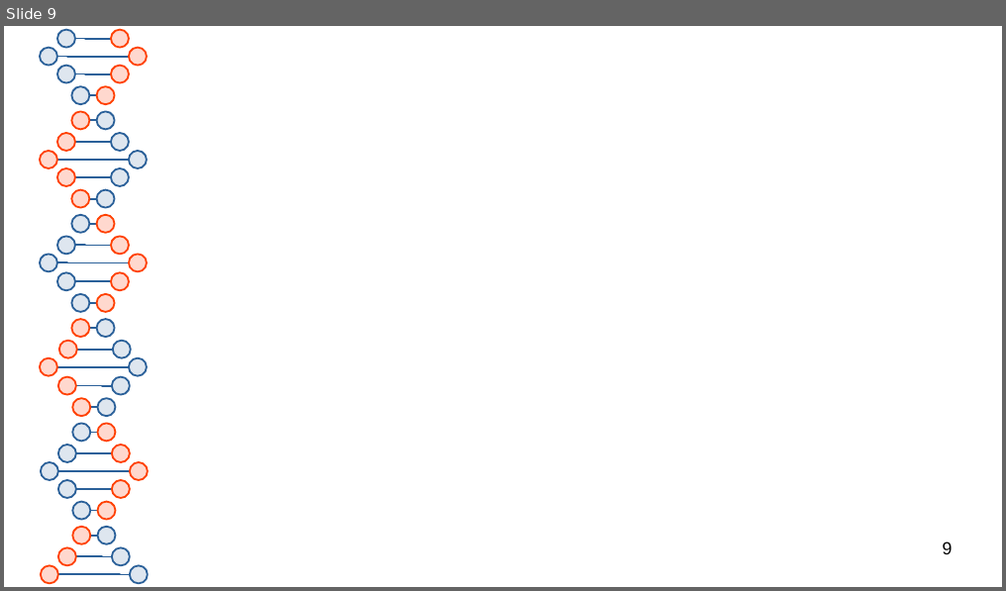
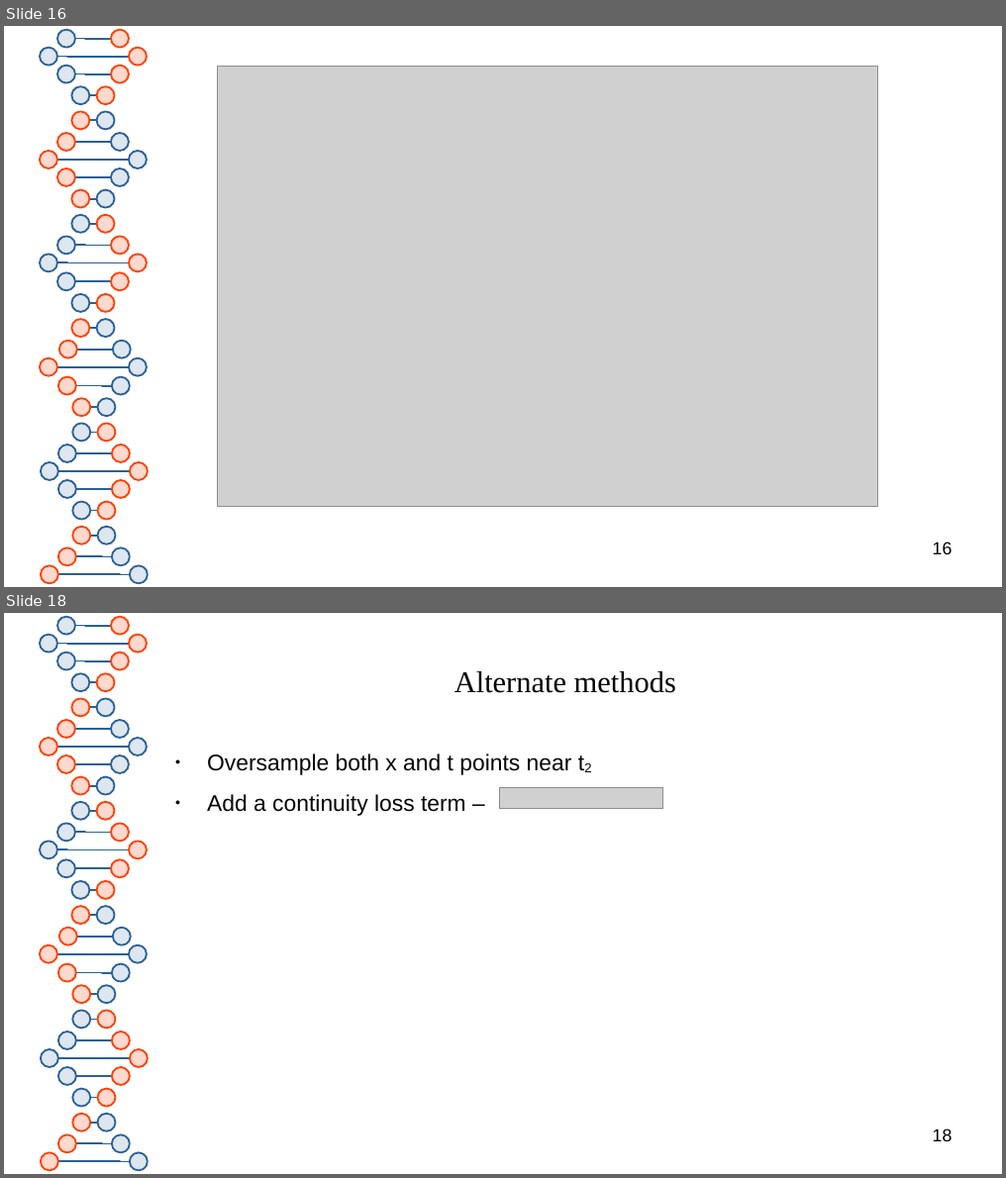
Before and after one commit to thash-jkr/Schrodinger-PINN, a slide deck: meeting/presentation-8_14-04-2025.odp. Shown one above the other, each under a label of ours: slide 9 before the commit, slides 16 and 18 after it; the slides between them are not shown. The pictures are 1006x591 and 1006x1178 pixels, drawn with LibreOffice and Linux fonts; fonts in the diff are those of the drawing; grey boxes stand for pictures. Boxes give left, top, right and bottom in pixels: in the first picture for what was removed or moved away, otherwise in the second. Text is boxed around its words. In the diff, an @@ line names an element or a change of style, - is before the commit and + after.

```diff
--- a/meeting/presentation-8_14-04-2025.odp
+++ b/meeting/presentation-8_14-04-2025.odp
@@ slide 18 added at (x1=4, y1=613, x2=1002, y2=1174), background #FFFFFF; not listed: 81 template elements that a slide beside it also shows @@
@@ title added at (x1=454, y1=671, x2=676, y2=693), 24 pt, text #050505 @@
+Alternate methods
@@ text added at (x1=207, y1=754, x2=572, y2=816), 18 pt, text #050505 @@
+● Oversample both x and t points near t2
+● Add a continuity loss term –
@@ picture added at (x1=499, y1=788, x2=663, y2=809) @@
@@ page number added at (x1=933, y1=1129, x2=952, y2=1142), 14 pt, text #000000 @@
+18
@@ what was slide 9 is now slide 16 @@
@@ slide 16 changed as well @@
@@ picture added at (x1=218, y1=66, x2=878, y2=507) @@
@@ page number at (x1=933, y1=542, x2=952, y2=555): text changed @@
-9
+16
```
Also in this commit, not shown: 2 other slides changed, 14 other slides added, 5 slides removed, 1 other file.
